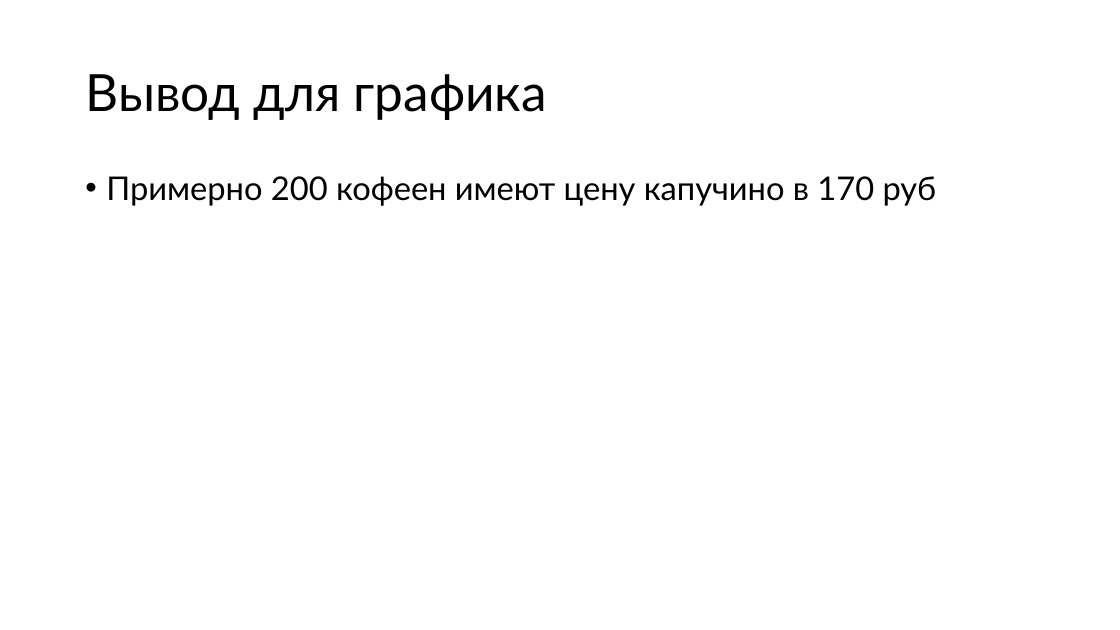
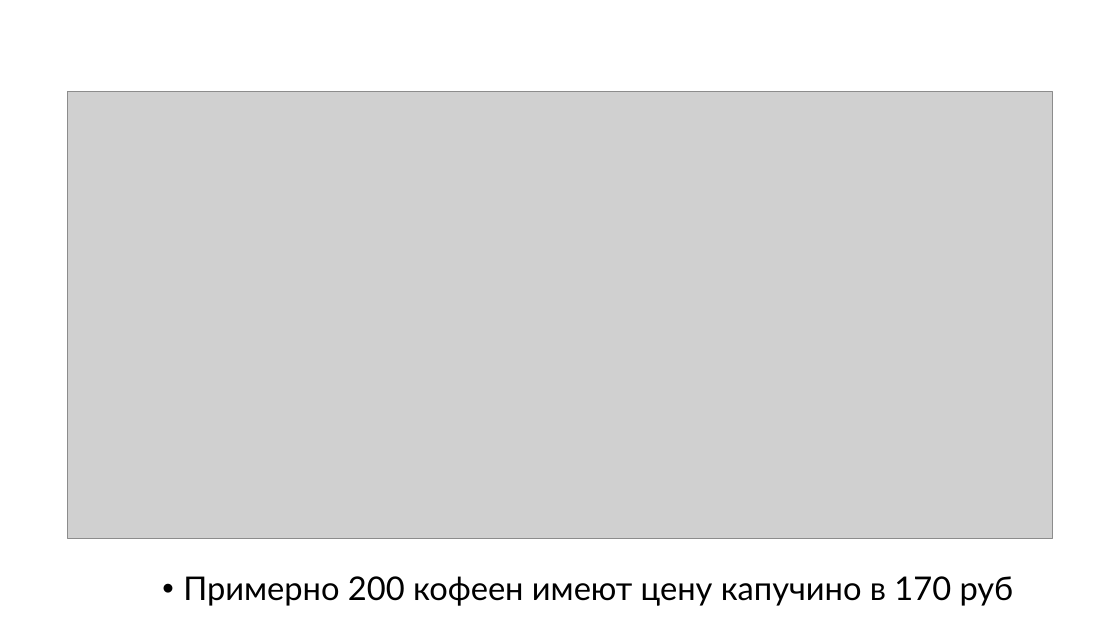
Before and after one commit to PHILIPP111007/masters_degree_Roshchin_M25-555, a slide deck: slide 19 of BI/moscow_places/moscow_places_hw.pptx (slide 23 before the commit). Drawn at 1120x630 pixels with LibreOffice and Linux fonts; fonts in the diff are those of the drawing; grey boxes stand for pictures. Boxes give left, top, right and bottom in pixels: in the first picture for what was removed or moved away, otherwise in the second. Text is boxed around its words. In the diff, an @@ line names an element or a change of style, - is before the commit and + after.

```diff
--- a/BI/moscow_places/moscow_places_hw.pptx
+++ b/BI/moscow_places/moscow_places_hw.pptx
@@ title removed at bbox=[85, 74, 547, 120] @@
-Вывод для графика
@@ picture added at bbox=[67, 92, 1053, 539] @@
@@ text "Примерно 200 кофеен имеют цену ...": place and size @@
-text "Примерно 200 кофеен имеют цену ..." at bbox=[106, 176, 937, 206]
+text "Примерно 200 кофеен имеют цену ..." at bbox=[183, 576, 1014, 606]
```
Also in this commit, not shown: 3 other slides changed, 4 slides removed, 2 other files.
